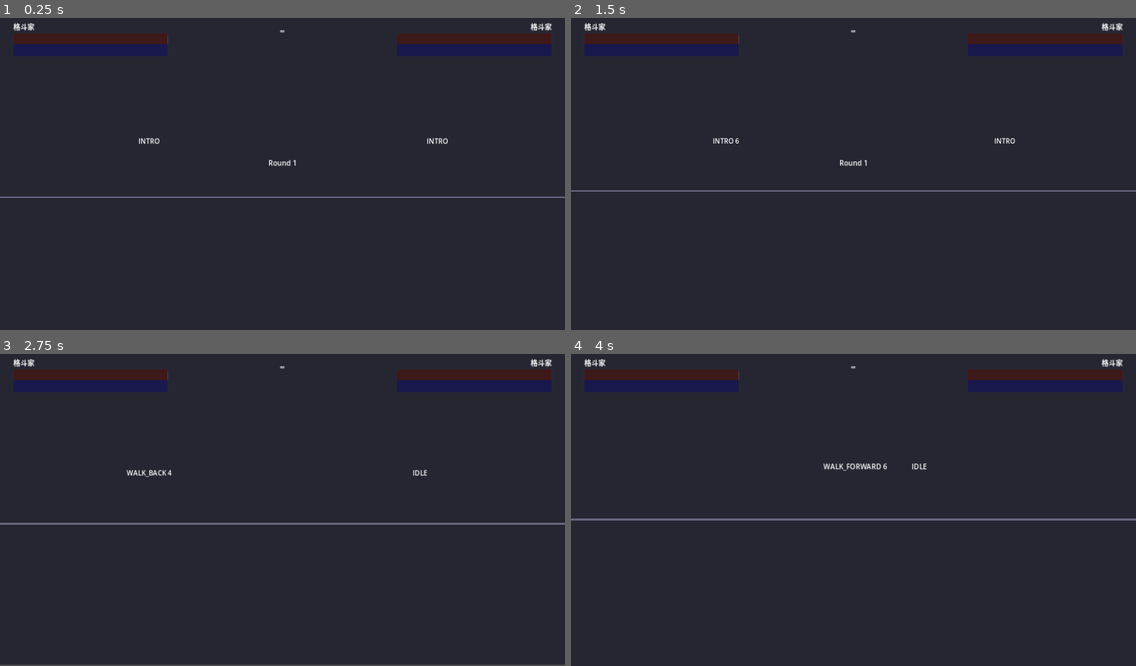
Above: before the commit, frames 1-4 (two rows, left to right).
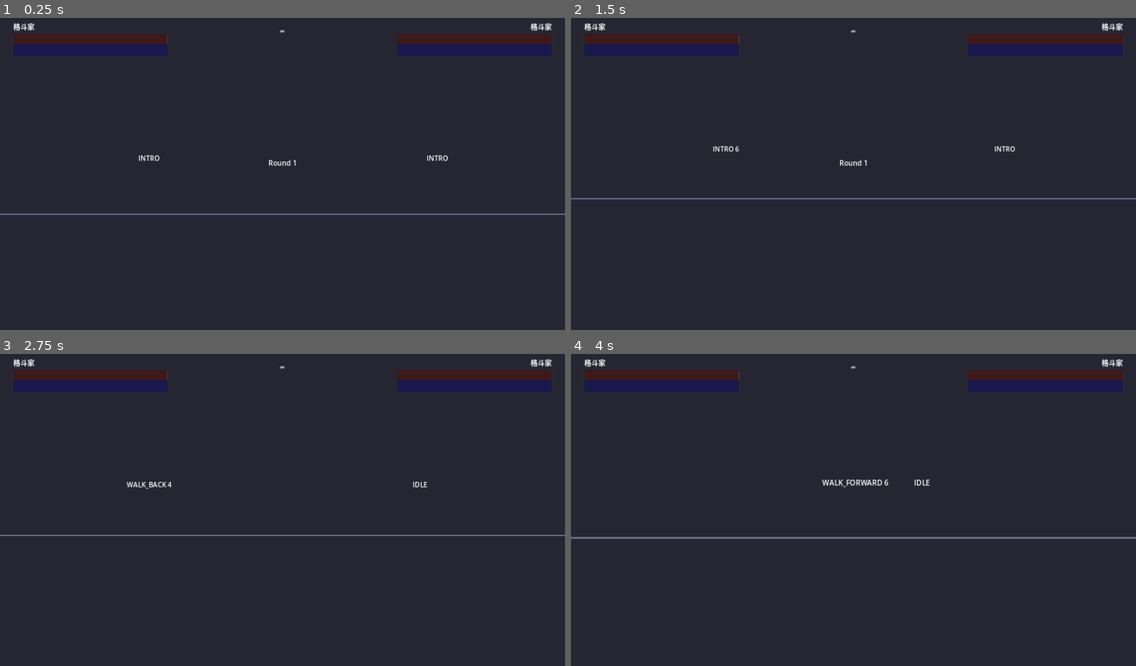
Above: after the commit, the same moments.

Repository: tumor8566/POP-PIP-PEP-DEMO
Game: Godot game, scene res://scenes/versus/versus_battle.tscn
The game is run twice, just before and just after one commit, with the same random seed, the same clock (stepped at 60 frames per second) and the same inputs. This scene is started directly instead of the project's main scene.
Inputs:
- Up to frame 1 (0.25 s): no input
- Up to frame 2 (1.5 s): tap Enter (p1_start) at 0.5 s; hold D (p1_right) from 0.53 s (still down); tap U (p1_f) at 0.6 s; tap Space at 0.77 s; tap Keypad 5 (p2_f) at 0.8, 1.35 s; tap Keypad Enter (p2_start) at 1.25 s
- Up to frame 3 (2.75 s): tap Space at 1.52 s; tap U (p1_f) at 1.55 s; release D (p1_right) at 2.03 s; hold A (p1_left) from 2.03 s (still down); tap J (p1_a) at 2.1 s; tap Keypad 5 (p2_f) at 2.3 s
- Up to frame 4 (4 s): release A (p1_left) at 2.78 s; hold D (p1_right) from 2.78 s (still down); tap K (p1_b) at 2.85 s; tap Space at 3.02, 3.77 s; tap U (p1_f) at 3.05 s; tap L (p1_c) at 3.6 s; tap Keypad 5 (p2_f) at 3.8 s

The runs differ from the first frame. In frame 1, 1.1% of the frame differs, in the area x 0-100%, y 38-64%; in frame 2, 1.1%; in frame 3, 1.8%, in the area x 0-100%, y 37-100%; in frame 4, 1.8%.

Commit message:
场地反弹/蹬墙跳 + 战斗摄像机系统
场地(核心系统):
- 版边反弹: HIT_STUN 滑行撞墙按 50% 比例反射入射速度(墙=舞台边缘 x=40/1880),
  低于 120 速度门槛仅贴墙不反弹; 不追加伤害/虚血, 不改变硬直(可继续连段),
  发 wall_bounced 信号供演出层(火花+震屏)
- 蹬墙跳: 空中贴墙(60px 内)按跳跃键朝墙外弹出, 每次离地限一次;
  方向键影响距离(远离 x1.3 / 朝向 x0.6 / 不按 x1.0)

摄像机(新抽 battle_camera.gd, 挂 Camera2D 节点, 可独立测试):
- 横向双向缩放: 贴身放大至 1.25(上限), 拉开扩放至 0.9(下限)
- 纵向拟合: 双方中立时一方跳高出画面 -> 压放框住双方(同一 0.9 下限,
  镜头允许高出舞台顶, 底部不露舞台底)
- 受击方优先: 双方均离地且一方受击 -> 中心钉受击方, 缩放冻结,
  攻击方出画不触发任何扩放
- 画面边框限制: 已最大扩放且间距超帧宽时, 把双方钳到 帧边缘∩墙边界
  (用目标帧判定, 不受平滑滞后影响; 只钳位置不改速度)

其他:
- versus_battle.gd 删除自带摄像机逻辑, 委托 BattleCamera
- hitbox.gd 修复 _try_crash 访问未激活判定框 current_segment 的 Nil 崩溃
- ARCHITECTURE.md 同步
- 冒烟测试 29 项全部通过(反弹/门槛/蹬墙跳一次/方向倍率/贴身1.25/
  边框钳制/纵向扩放/受击不纵向/受击方优先/回归伤害虚血)

Diff:
--- a/scenes/versus/versus_battle.tscn
+++ b/scenes/versus/versus_battle.tscn
@@ -1,8 +1,9 @@
-[gd_scene load_steps=5 format=3]
+[gd_scene load_steps=6 format=3]
 
 [ext_resource type="Script" path="res://scripts/versus/versus_battle.gd" id="1_versus"]
 [ext_resource type="Script" path="res://scripts/versus/round_manager.gd" id="2_round"]
 [ext_resource type="Script" path="res://scripts/hud/battle_hud.gd" id="3_hud"]
+[ext_resource type="Script" path="res://scripts/versus/battle_camera.gd" id="4_cam"]
 
 [sub_resource type="RectangleShape2D" id="RectangleShape2D_floor"]
 extents = Vector2(960, 150)
@@ -12,6 +13,7 @@
 
 [node name="Camera2D" type="Camera2D" parent="."]
 position = Vector2(960, 450)
+script = ExtResource("4_cam")
 
 [node name="Stage" type="Node2D" parent="."]
 
--- a/scripts/autoload/global_config.gd
+++ b/scripts/autoload/global_config.gd
@@ -34,12 +34,34 @@
 const GROUND_Y := 562.0            # 地面碰撞体上表面
 const FIGHTER_BOUND_MARGIN := 40.0 # 角色活动边界留白(半宽)
 
-# 摄像机(固定基准大小 + 轻微缩放)
-const CAM_MIN_DIST := 320.0        # 低于此距离不缩放, 保持固定大小
-const CAM_MAX_DIST := 900.0        # 超过此距离不再继续缩放
-const CAM_MIN_ZOOM := 0.9          # 最小缩放, 仅略微拉远以框住双方
+# 摄像机(双向缩放: 贴身放大 / 拉开扩放 + 纵向拟合 + 受击方优先)
+#   横向: dist<CAM_MIN_DIST 时从 CAM_MAX_ZOOM_IN 收到 1.0;
+#         CAM_MIN_DIST..CAM_MAX_DIST 之间从 1.0 扩放到 CAM_MIN_ZOOM; 超过后不再扩放
+#   纵向: 双方中立时若有人高出画面上边界, 继续压缩放框住双方(同一 CAM_MIN_ZOOM 下限)
+#   边框限制: 已最大扩放且双方间距超过帧宽时, 双方被画面边框限制无法继续拉开
+const CAM_MIN_DIST := 320.0        # 横向曲线下段端点(低于此距离进入"贴身"区间)
+const CAM_MAX_DIST := 900.0        # 横向曲线上段端点(超过此距离不再继续扩放)
+const CAM_MIN_ZOOM := 0.9          # 最小缩放(最大扩放上限), 仅略微拉远以框住双方
+const CAM_MAX_ZOOM_IN := 1.25      # 最大缩放(贴身放大上限)
 const CAM_FOLLOW_SMOOTH := 6.0     # 跟随平滑
 const CAM_ZOOM_SMOOTH := 4.0       # 缩放平滑
+const CAM_VERTICAL_MARGIN := 60.0  # 纵向拟合留白(头顶/脚底各留, 设计值可调)
+# 角色视觉包围盒相对原点的偏移(原点约在脚边; 纵向拟合用, 设计值可调)
+const FIGHTER_VISUAL_TOP := 120.0
+const FIGHTER_VISUAL_BOTTOM := 10.0
+
+# 蹬墙跳(WALL JUMP): 空中贴墙按跳跃键朝墙外弹出, 每次离地限一次
+#   前后方向键影响跳出距离: 远离墙更远, 朝向墙更近, 不按为基础值
+const WALL_JUMP_RANGE := 60.0          # 贴墙判定范围(距墙边界多近算贴墙, 设计值可调)
+const WALL_JUMP_VELOCITY_Y := -500.0   # 蹬墙跳纵向初速(默认同普通跳, 设计值可调)
+const WALL_JUMP_SPEED_X := 380.0       # 蹬墙跳基础横向弹出速度(默认同斜跳, 设计值可调)
+const WALL_JUMP_DIR_MULT_FAR := 1.3    # 按住远离墙方向: 距离倍率(设计值可调)
+const WALL_JUMP_DIR_MULT_NEAR := 0.6   # 按住朝向墙方向: 距离倍率(设计值可调)
+
+# 版边反弹(WALL BOUNCE): 受击(HIT_STUN)撞墙时按保留比例反射入射速度
+#   设计: 不追加伤害/虚血, 不改变硬直(继续受击硬直, 可构成墙边连段)
+const WALL_BOUNCE_RETENTION := 0.5     # 反弹力度保留比例(设计值可调)
+const WALL_BOUNCE_MIN_SPEED := 120.0   # 入射低于此速度不反弹(防贴墙抖动误触发, 设计值可调)
 
 # 攻击属性
 const LIGHT_DAMAGE := 50
--- /dev/null
+++ b/scripts/versus/battle_camera.gd
@@ -0,0 +1,151 @@
+# BattleCamera.gd - 战斗摄像机
+#   挂载于 versus_battle.tscn 的 Camera2D 节点, 由 versus_battle.gd 每帧驱动。
+#
+#   规则(按设计):
+#     1. 正常状态下双方都显示在画面内
+#     2. 双方都在画面边框继续拉开 -> 扩放到上限(CAM_MIN_ZOOM); 超过上限后
+#        双方被画面边框限制, 无法继续拉开(帧边缘∩墙边界, 取更严者)
+#     3. 双方贴身 -> 放大, 上限 CAM_MAX_ZOOM_IN
+#     4. 双方中立(无人受击)时, 一方跳高出画面上边界 -> 纵向扩放到足以显示双方
+#        (同一 CAM_MIN_ZOOM 下限; 镜头允许高出舞台顶部, 底部不露出舞台底)
+#     5. 双方均离地且一方受击 -> 受击方优先: 中心钉受击方, 缩放冻结;
+#        攻击方移动出画面不触发任何扩放
+class_name BattleCamera
+extends Camera2D
+
+enum Mode { NORMAL, VICTIM_PRIORITY }
+
+var _a: Fighter = null
+var _b: Fighter = null
+var _mode: Mode = Mode.NORMAL
+var _frozen_zoom := 1.0   # 进入受击方优先模式时冻结的缩放值
+
+func setup(a: Fighter, b: Fighter) -> void:
+	_a = a
+	_b = b
+
+func update_camera(delta: float) -> void:
+	if not _a or not _b:
+		return
+	_update_mode()
+	var target_zoom := _target_zoom()
+	var target_pos := _target_position(target_zoom)
+
+	# 平滑(沿用既有指数平滑公式)
+	var zf := 1.0 - exp(-GlobalConfig.CAM_ZOOM_SMOOTH * delta)
+	zoom.x = lerpf(zoom.x, target_zoom, zf)
+	zoom.y = zoom.x
+	var pf := 1.0 - exp(-GlobalConfig.CAM_FOLLOW_SMOOTH * delta)
+	global_position = global_position.lerp(target_pos, pf)
+
+	# 画面边框限制: 用目标帧判定, 不受平滑滞后影响(不会截断冲刺)
+	_apply_frame_restriction(target_pos, target_zoom)
+
+# ---------- 模式 ----------
+
+# 受击方优先: 双方均离地 且 恰好一方处于受击反应状态
+func _update_mode() -> void:
+	var a_hit := _a.current_state in FighterState.HIT_REACTION_STATES
+	var b_hit := _b.current_state in FighterState.HIT_REACTION_STATES
+	if not _a.is_on_floor() and not _b.is_on_floor() and (a_hit != b_hit):
+		if _mode != Mode.VICTIM_PRIORITY:
+			_frozen_zoom = zoom.x
+		_mode = Mode.VICTIM_PRIORITY
+	else:
+		_mode = Mode.NORMAL
+
+func _anyone_hit() -> bool:
+	return _a.current_state in FighterState.HIT_REACTION_STATES \
+		or _b.current_state in FighterState.HIT_REACTION_STATES
+
+func _victim() -> Fighter:
+	return _a if _a.current_state in FighterState.HIT_REACTION_STATES else _b
+
+# ---------- 目标缩放 ----------
+
+func _target_zoom() -> float:
+	# 受击方优先: 缩放冻结(攻击方出画不引起任何扩放)
+	if _mode == Mode.VICTIM_PRIORITY:
+		return clampf(_frozen_zoom, GlobalConfig.CAM_MIN_ZOOM, GlobalConfig.CAM_MAX_ZOOM_IN)
+
+	var dist := absf(_a.global_position.x - _b.global_position.x)
+	var z := 1.0
+	if dist < GlobalConfig.CAM_MIN_DIST:
+		# 贴身: 越近越放大, 上限 CAM_MAX_ZOOM_IN
+		var t := clampf(dist / maxf(GlobalConfig.CAM_MIN_DIST, 1.0), 0.0, 1.0)
+		z = lerpf(GlobalConfig.CAM_MAX_ZOOM_IN, 1.0, t)
+	else:
+		# 拉开: 越远越扩放, 下限 CAM_MIN_ZOOM
+		var span := maxf(GlobalConfig.CAM_MAX_DIST - GlobalConfig.CAM_MIN_DIST, 1.0)
+		var t := clampf((dist - GlobalConfig.CAM_MIN_DIST) / span, 0.0, 1.0)
+		z = lerpf(1.0, GlobalConfig.CAM_MIN_ZOOM, t)
+
+	# 纵向拟合(仅双方中立无人受击时): 只允许把镜头推远, 不允许推近
+	if not _anyone_hit():
+		z = minf(z, _vertical_fit_zoom())
+
+	return clampf(z, GlobalConfig.CAM_MIN_ZOOM, GlobalConfig.CAM_MAX_ZOOM_IN)
+
+# 纵向拟合缩放: 把双方视觉包围盒(+留白)框进画面所需的缩放; 无压力时返回放大上限(不影响横向)
+func _vertical_fit_zoom() -> float:
+	var need := _bbox().size.y + GlobalConfig.CAM_VERTICAL_MARGIN * 2.0
+	if need <= GlobalConfig.GAME_HEIGHT:
+		return GlobalConfig.CAM_MAX_ZOOM_IN
+	return GlobalConfig.GAME_HEIGHT / need
+
+# ---------- 目标位置 ----------
+
+func _target_position(z: float) -> Vector2:
+	var view := Vector2(GlobalConfig.GAME_WIDTH, GlobalConfig.GAME_HEIGHT) / z
+	var focus: Vector2 = (_victim().global_position if _mode == Mode.VICTIM_PRIORITY \
+		else (_a.global_position + _b.global_position) * 0.5)
+
+	# x: 跟随焦点, 视宽不超出舞台
+	var x := _clamp_axis(focus.x, view.x, GlobalConfig.STAGE_WIDTH)
+
+	# y: 视觉包围盒能框住时用拟合中心; 框不住(纵向不扩放)时退回原点中点, 两端均摊
+	var y := focus.y
+	if _mode != Mode.VICTIM_PRIORITY:
+		var bbox := _bbox()
+		y = bbox.get_center().y if bbox.size.y + GlobalConfig.CAM_VERTICAL_MARGIN * 2.0 <= view.y \
+			else (_a.global_position.y + _b.global_position.y) * 0.5
+	# 只保留下界: 底部不露出舞台底; 不设上界: 允许高出舞台顶部
+	y = minf(y, GlobalConfig.STAGE_HEIGHT - view.y * 0.5)
+	return Vector2(x, y)
+
+# 双方视觉包围盒(世界坐标): 顶 = 原点y - FIGHTER_VISUAL_TOP, 底 = 原点y + FIGHTER_VISUAL_BOTTOM
+func _bbox() -> Rect2:
+	var top := minf(_a.global_position.y - GlobalConfig.FIGHTER_VISUAL_TOP,
+		_b.global_position.y - GlobalConfig.FIGHTER_VISUAL_TOP)
+	var bottom := maxf(_a.global_position.y + GlobalConfig.FIGHTER_VISUAL_BOTTOM,
+		_b.global_position.y + GlobalConfig.FIGHTER_VISUAL_BOTTOM)
+	return Rect2(0.0, top, 0.0, bottom - top)
+
+# ---------- 画面边框限制 ----------
+
+# 已最大扩放(目标缩放触底)且双方间距超过帧宽时, 把双方钳制在 帧边缘∩墙边界 内。
+#   仅钳位置不改速度: 受击滑行被边框别停时速度保留, 框松开后继续滑, 不产生抖动。
+func _apply_frame_restriction(target_pos: Vector2, target_zoom: float) -> void:
+	if _mode == Mode.VICTIM_PRIORITY:
+		return   # 受击方优先: 攻击方允许出画, 不做边框限制
+	if target_zoom > GlobalConfig.CAM_MIN_ZOOM + 0.001:
+		return   # 还能继续扩放, 双方始终能被框住
+	var half := (GlobalConfig.GAME_WIDTH / target_zoom) * 0.5
+	var eff_l := maxf(target_pos.x - half, GlobalConfig.FIGHTER_BOUND_MARGIN)
+	var eff_r := minf(target_pos.x + half,
+		GlobalConfig.STAGE_WIDTH - GlobalConfig.FIGHTER_BOUND_MARGIN)
+	if eff_l >= eff_r:
+		return
+	for f in [_a, _b]:
+		if f.global_position.x < eff_l:
+			f.global_position.x = eff_l
+		elif f.global_position.x > eff_r:
+			f.global_position.x = eff_r
+
+# ---------- 工具 ----------
+
+# 把镜头中心限制在舞台内: 可视范围小于舞台时按可视半宽夹取, 否则居中
+func _clamp_axis(v: float, view_size: float, stage_size: float) -> float:
+	if view_size >= stage_size:
+		return stage_size * 0.5
+	return clampf(v, view_size * 0.5, stage_size - view_size * 0.5)
--- a/scripts/versus/fighter.gd
+++ b/scripts/versus/fighter.gd
@@ -10,6 +10,8 @@
 signal round_lost(fighter)
 # 命中结算反馈: target=受击方, attacker=攻击方, seg=命中的段, blocked=是否被防御, spot=判定区(NONE/SWEET/SOUR)
 signal hit_landed(target: Fighter, attacker: Fighter, seg: AttackData.Segment, blocked: bool, spot: int)
+# 版边反弹: strength=入射力度(入射速度绝对值), wall_pos=撞墙点世界坐标(供演出层火花/震屏)
+signal wall_bounced(strength: float, wall_pos: Vector2)
 
 # 玩家编号
 @export var player_id: int = 1
@@ -91,6 +93,7 @@
 var _grab_move_segment: AttackData.Segment = null  # D 键抓取动作使用的段数据(在 _setup_default_attacks 构建)
 var _hit_stun_remaining := 0    # 本次受击的有效硬直帧(已按攻击方等级缩放)
 var block_stun_timer := 0       # 防御硬直锁定帧(防御中受击后短暂无法脱离防御, 同时是"脱离"的触发窗口)
+var _wall_jumps_used := 0       # 本次离地已使用的蹬墙跳次数(每次离地限一次, 落地/回中立重置)
 var _active_seg_index := -1  # 当前攻击正在激活的段索引(用于在切换段时重新配置 hitbox)
 
 # ===== 虚血 (RECOVERABLE LIFE) =====
@@ -314,13 +317,33 @@
 
 
 # 限制在竞技场内, 保证摄像机始终能把双方框住
+#   撞墙瞬间按规则触发版边反弹(见 _try_wall_bounce)
 func _clamp_to_stage() -> void:
 	var min_x := GlobalConfig.FIGHTER_BOUND_MARGIN
 	var max_x := GlobalConfig.STAGE_WIDTH - GlobalConfig.FIGHTER_BOUND_MARGIN
 	if global_position.x < min_x:
 		global_position.x = min_x
+		_try_wall_bounce(-1.0, min_x)
 	elif global_position.x > max_x:
 		global_position.x = max_x
+		_try_wall_bounce(1.0, max_x)
+
+
+# 版边反弹(WALL BOUNCE): 受击(HIT_STUN)滑行撞墙时, 按保留比例反射入射速度
+#   into_wall_sign: 撞墙瞬间速度应有的朝向(-1=撞左墙, +1=撞右墙)
+#   设计: 不追加伤害/虚血, 不改变硬直(继续受击硬直, 可构成墙边连段);
+#         入射速度低于门槛仅贴墙不反弹(防贴墙抖动误触发)
+func _try_wall_bounce(into_wall_sign: float, wall_x: float) -> void:
+	if current_state != FighterState.State.HIT_STUN:
+		return
+	# 速度必须朝墙内(与规定朝向同号)
+	if velocity.x * into_wall_sign <= 0.0:
+		return
+	if absf(velocity.x) < GlobalConfig.WALL_BOUNCE_MIN_SPEED:
+		return
+	var impact := absf(velocity.x)
+	velocity.x = -velocity.x * GlobalConfig.WALL_BOUNCE_RETENTION
+	wall_bounced.emit(impact, Vector2(wall_x, global_position.y))
 
 
 # ============ 状态处理 ============
@@ -391,9 +414,49 @@
 
 
 func _process_jump() -> void:
+	# 蹬墙跳: 空中贴墙按跳跃键, 朝墙外弹出(每次离地限一次)
+	if _try_wall_jump():
+		return
 	# 空中保留起跳时的横向惯性(斜跳/冲跳惯性), 不再按输入每帧覆盖速度
 	if _is_grounded() and state_time > 5:
+		_wall_jumps_used = 0
 		_change_state(FighterState.State.IDLE)
+
+
+# 蹬墙跳(WALL JUMP): 空中贴近版边时按跳跃键, 朝墙外弹出
+#   限制: 每次离地仅一次(落地或回到中立状态后重置)
+#   距离: 前后方向键影响弹出距离——按远离墙方向更远, 按朝向墙方向更近, 不按为基础值
+func _try_wall_jump() -> bool:
+	if _is_grounded() or _wall_jumps_used > 0:
+		return false
+	if not InputHandler.is_just_pressed(player_id, InputHandler.InputButton.UP):
+		return false
+
+	var min_x := GlobalConfig.FIGHTER_BOUND_MARGIN
+	var max_x := GlobalConfig.STAGE_WIDTH - GlobalConfig.FIGHTER_BOUND_MARGIN
+	var wall_side := 0   # -1=左墙, +1=右墙
+	if global_position.x <= min_x + GlobalConfig.WALL_JUMP_RANGE:
+		wall_side = -1
+	elif global_position.x >= max_x - GlobalConfig.WALL_JUMP_RANGE:
+		wall_side = 1
+	else:
+		return false
+
+	# 方向键相对墙法向: +1=远离墙, -1=朝向墙, 0=没按
+	var h := InputHandler.get_horizontal(player_id)
+	var away := float(h * -wall_side)
+	var mult := 1.0
+	if away > 0.0:
+		mult = GlobalConfig.WALL_JUMP_DIR_MULT_FAR
+	elif away < 0.0:
+		mult = GlobalConfig.WALL_JUMP_DIR_MULT_NEAR
+
+	velocity.x = clampf(-wall_side * GlobalConfig.WALL_JUMP_SPEED_X * mult,
+		-GlobalConfig.AIR_MAX_SPEED_X, GlobalConfig.AIR_MAX_SPEED_X)
+	velocity.y = GlobalConfig.WALL_JUMP_VELOCITY_Y
+	_wall_jumps_used += 1
+	_change_state(FighterState.State.JUMP_UP)
+	return true
 
 
 # ============ F 推进技 ============
@@ -1192,6 +1255,7 @@
 	if not _is_grounded():
 		return
 
+	_wall_jumps_used = 0   # 地面起跳: 重置本次离地的蹬墙次数
 	var h := InputHandler.get_horizontal(player_id)
 	var keep := velocity.x * GlobalConfig.JUMP_MOMENTUM_KEEP   # 保留部分当前移动惯性
 	velocity.x = clampf(keep + h * GlobalConfig.JUMP_SPEED_X,
@@ -1223,7 +1287,9 @@
 func _change_state(new_state: int) -> void:
 	if current_state == new_state:
 		return
-
+	# 回到中立: 重置蹬墙跳计数(每次离地限一次, 任何落地路径都经由 IDLE)
+	if new_state == FighterState.State.IDLE:
+		_wall_jumps_used = 0
 	current_state = new_state
 	state_time = 0
 	emit_signal("state_changed", new_state)
--- a/scripts/versus/fighter_state.gd
+++ b/scripts/versus/fighter_state.gd
@@ -53,6 +53,11 @@
 	State.KNOCKDOWN, State.SOFT_KNOCKDOWN, State.WAKEUP,
 ]
 
+# 属于"受击反应"的状态(摄像机受击方优先判定用; WAKEUP 是起身, 不算受击)
+const HIT_REACTION_STATES := [
+	State.HIT_STUN, State.KNOCKDOWN, State.SOFT_KNOCKDOWN,
+]
+
 # 状态是否可取消(用于连招系统)
 # 取消链: 通常技(轻/中/重) -> 必杀技(气拳, 链尾)
 const CANCELLABLE_STATES := [
--- a/scripts/versus/hitbox.gd
+++ b/scripts/versus/hitbox.gd
@@ -187,6 +187,8 @@
 # 相杀 (CRASH): 双方攻击判定重叠时(且双方均未受击), 双方产生停帧并按攻击等级互相推开
 func _try_crash(other: Hitbox) -> void:
 	# 双方必须都是有效攻击中的角色, 且都不是飞行道具(飞行道具走抵消逻辑)
+	if not other.current_segment:
+		return   # 对方判定框未激活(area_entered 会在判定框存在时触发), 不参与相杀
 	if other in crashed_with:
 		return
 	if current_segment.has_attribute(AttackData.AttackAttribute.PROJECTILE):
--- a/scripts/versus/versus_battle.gd
+++ b/scripts/versus/versus_battle.gd
@@ -4,7 +4,7 @@
 
 @onready var round_manager: RoundManager = $RoundManager
 @onready var hud: BattleHUD = $BattleHUD
-@onready var camera: Camera2D = $Camera2D
+@onready var camera: BattleCamera = $Camera2D
 
 var p1_fighter: Fighter
 var p2_fighter: Fighter
@@ -26,8 +26,14 @@
 	# 连接命中反馈信号(双方角色)
 	if p1_fighter:
 		p1_fighter.hit_landed.connect(_on_fighter_hit_landed)
+		p1_fighter.wall_bounced.connect(_on_wall_bounced)
 	if p2_fighter:
 		p2_fighter.hit_landed.connect(_on_fighter_hit_landed)
+		p2_fighter.wall_bounced.connect(_on_wall_bounced)
+
+	# 摄像机跟随双方(双向缩放/纵向拟合/受击方优先/边框限制)
+	if camera and p1_fighter and p2_fighter:
+		camera.setup(p1_fighter, p2_fighter)
 
 	# 连接比赛结束信号
 	if round_manager:
@@ -122,7 +128,9 @@
 # ---------- 打击反馈 ----------
 
 func _process(delta: float) -> void:
-	_update_camera(delta)
+	# 摄像机跟随/缩放/边框限制(暂停时冻结)
+	if camera and not _paused:
+		camera.update_camera(delta)
 
 	# 震动衰减: 每帧朝随机方向偏移相机, 强度按时间衰减归零
 	if camera and _shake_strength > 0.0:
@@ -132,41 +140,16 @@
 		camera.offset = Vector2.ZERO
 
 
+# 版边反弹演出: 撞墙点火花 + 震屏(强度随入射力度)
+#   注意: 不加 hitstop(未在设计内), 需要时再接入
+func _on_wall_bounced(strength: float, wall_pos: Vector2) -> void:
+	_spawn_hit_spark(wall_pos, Color(0.9, 0.9, 1.0), false)
+	_shake_camera(clampf(strength * 0.05, 4.0, 14.0))
+
+
 # ---------- 摄像机 ----------
-# 固定基准大小(1.0); 双方拉开时略微拉远以框住两人;
-# 超过 CAM_MAX_DIST 后不再继续缩放(取消缩放), 仅继续跟随。
-func _update_camera(delta: float) -> void:
-	if not camera or not p1_fighter or not p2_fighter or _paused:
-		return
-
-	var p1p: Vector2 = p1_fighter.global_position
-	var p2p: Vector2 = p2_fighter.global_position
-	var mid := (p1p + p2p) * 0.5
-	var dist := absf(p1p.x - p2p.x)
-
-	# 缩放: 距离越大越接近 CAM_MIN_ZOOM, 超出阈值后保持不变
-	var span := maxf(GlobalConfig.CAM_MAX_DIST - GlobalConfig.CAM_MIN_DIST, 1.0)
-	var t := clampf((dist - GlobalConfig.CAM_MIN_DIST) / span, 0.0, 1.0)
-	var target_zoom := lerpf(1.0, GlobalConfig.CAM_MIN_ZOOM, t)
-	var zf := 1.0 - exp(-GlobalConfig.CAM_ZOOM_SMOOTH * delta)
-	camera.zoom.x = lerpf(camera.zoom.x, target_zoom, zf)
-	camera.zoom.y = camera.zoom.x
-
-	# 位置: 跟随中点, 并把可视范围限制在舞台内, 避免露出舞台之外
-	var view := Vector2(GlobalConfig.GAME_WIDTH, GlobalConfig.GAME_HEIGHT) / camera.zoom.x
-	var target := Vector2(
-		_clamp_axis(mid.x, view.x, GlobalConfig.STAGE_WIDTH),
-		_clamp_axis(mid.y, view.y, GlobalConfig.STAGE_HEIGHT)
-	)
-	var pf := 1.0 - exp(-GlobalConfig.CAM_FOLLOW_SMOOTH * delta)
-	camera.global_position = camera.global_position.lerp(target, pf)
-
-
-# 把镜头中心限制在舞台内: 可视范围小于舞台时按可视半宽夹取, 否则居中
-func _clamp_axis(v: float, view_size: float, stage_size: float) -> float:
-	if view_size >= stage_size:
-		return stage_size * 0.5
-	return clampf(v, view_size * 0.5, stage_size - view_size * 0.5)
+# 跟随/缩放/边框限制逻辑已移至 scripts/versus/battle_camera.gd(BattleCamera),
+#   由本脚本 _process 每帧驱动 camera.update_camera(delta)。
 
 
 # 命中结算回调: 统一驱动 命中定格 / 火花 / 震动 / 闪光 / 连击 / 音效
Not shown, changed: ARCHITECTURE.md
